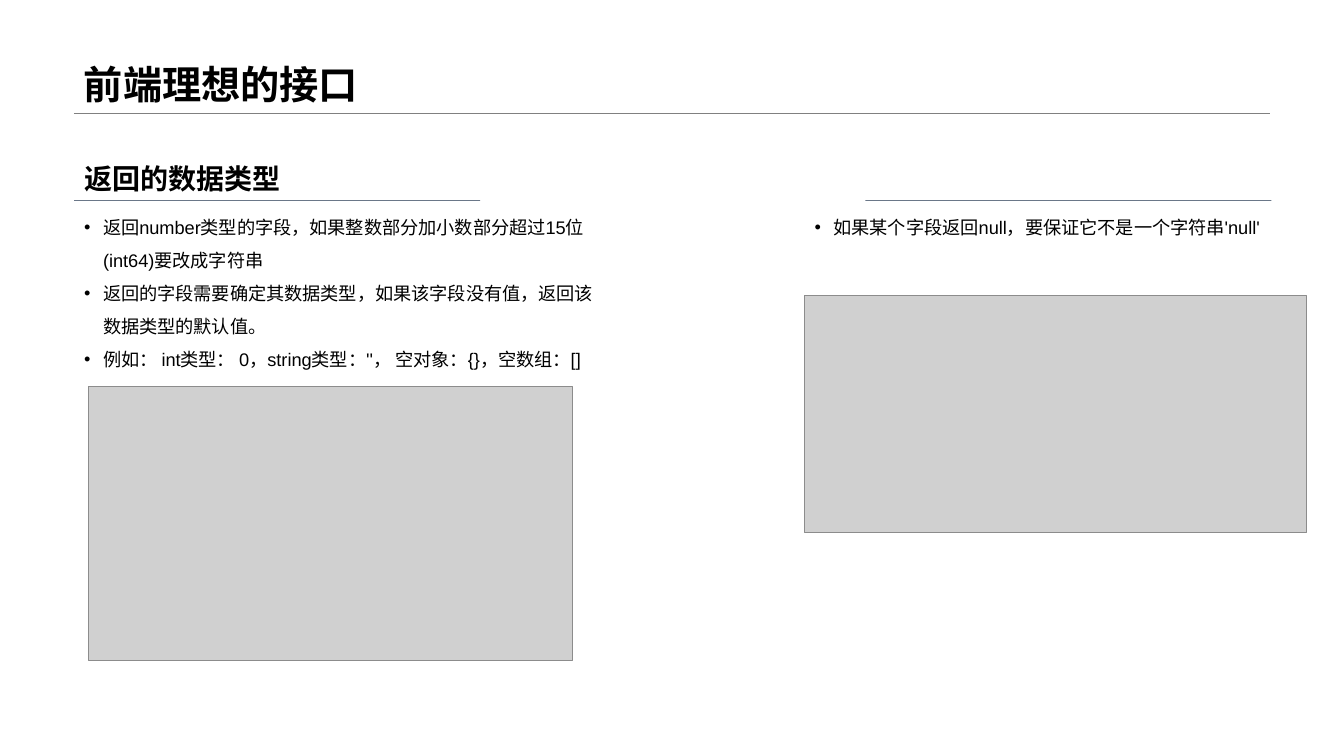
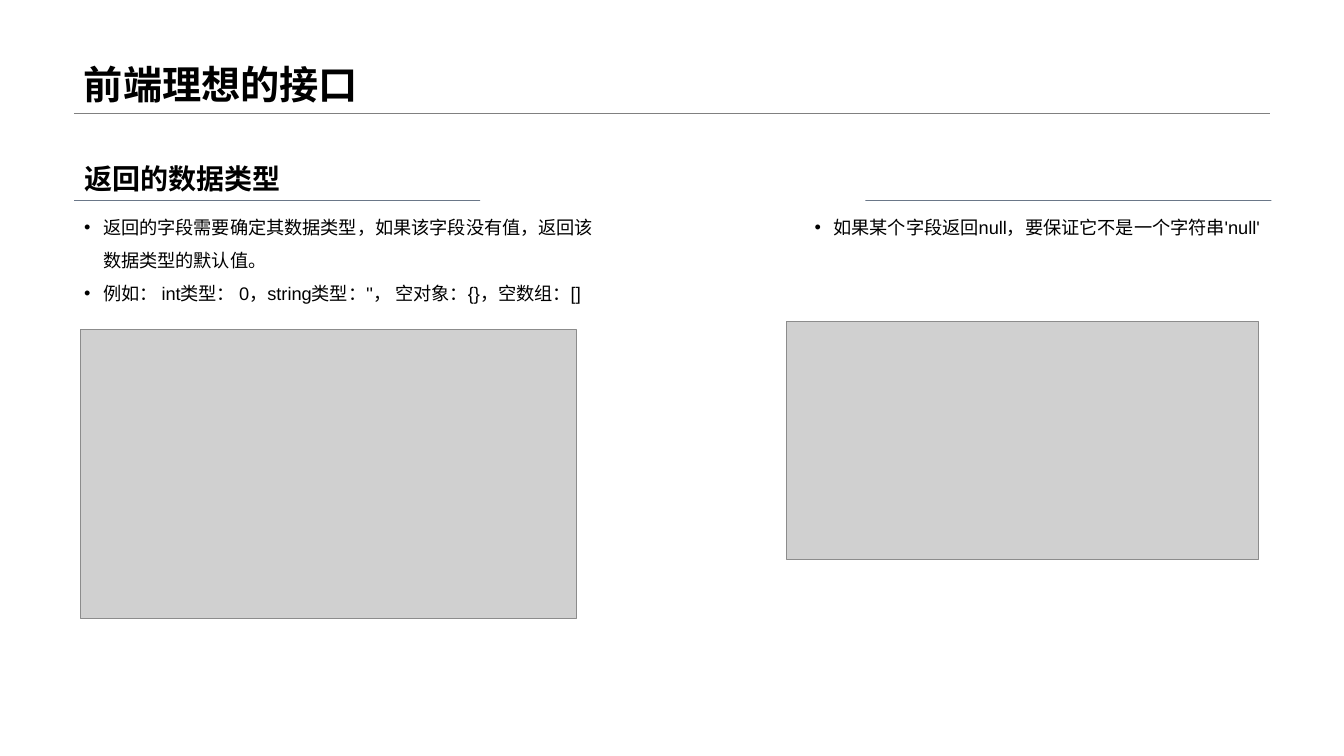
Before and after one commit to zyhahaha/note, a slide deck: slide 10 of share/草稿/分享.pptx (slide 9 before the commit). Drawn at 1344x756 pixels with LibreOffice and Linux fonts; fonts in the diff are those of the drawing; grey boxes stand for pictures. Boxes give left, top, right and bottom in pixels: in the first picture for what was removed or moved away, otherwise in the second. Text is boxed around its words. In the diff, an @@ line names an element or a change of style, - is before the commit and + after.

```diff
--- a/share/草稿/分享.pptx
+++ b/share/草稿/分享.pptx
@@ text at box(103, 218, 584, 271): paragraph removed @@
-• 返回number类型的字段，如果整数部分加小数部分超过15位(int64)要改成字符串
@@ picture: place and size @@
-picture at box(805, 295, 1307, 533)
+picture at box(786, 322, 1258, 560)
@@ picture: place and size @@
-picture at box(89, 387, 573, 660)
+picture at box(81, 330, 577, 618)
```
Also in this commit, not shown: 4 other slides changed, 3 slides added, 2 slides removed, 2 other files.
